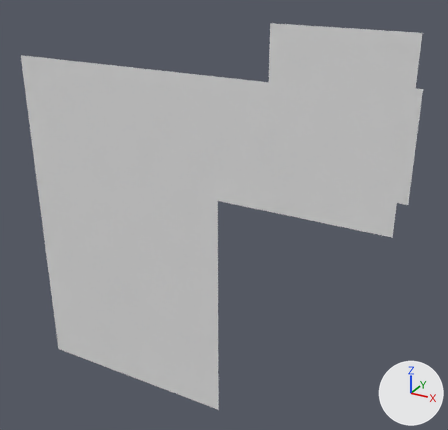
The OBJ model Assets/Tiled2Unity/Meshes/Map.obj as it was, and as the next commit left it.
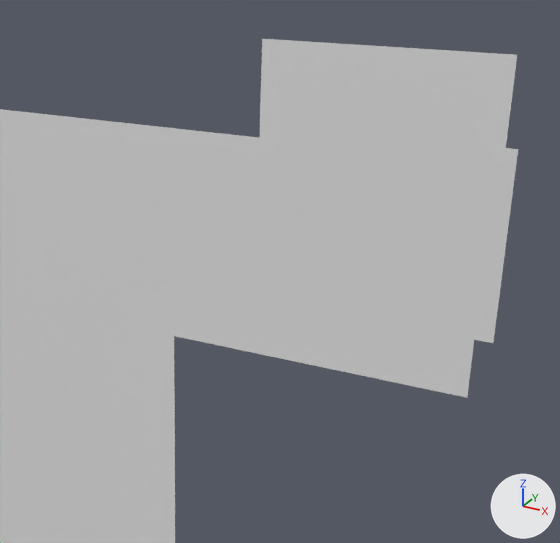
Each version appears first whole from a camera (50 mm lens) standing at (13.2, -124.6, -8.8) and looking at (-58.6, 5.9, -74.1), and next in a close-up on the part from 25% to 100% of the width and 0% to 75% of the height. Every picture has the same lights, and +X, +Y and +Z are marked at lower right. Where no turn or scale is listed for an object, it has been applied to the vertices.

Objects in the first close-up: 'Map'.
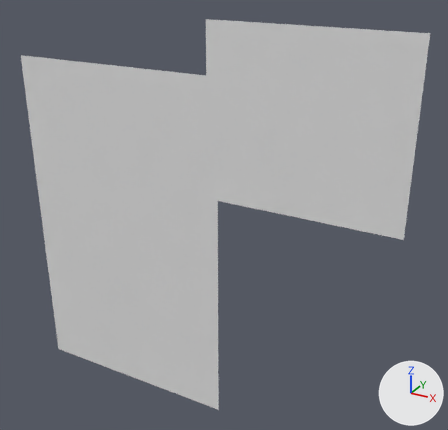
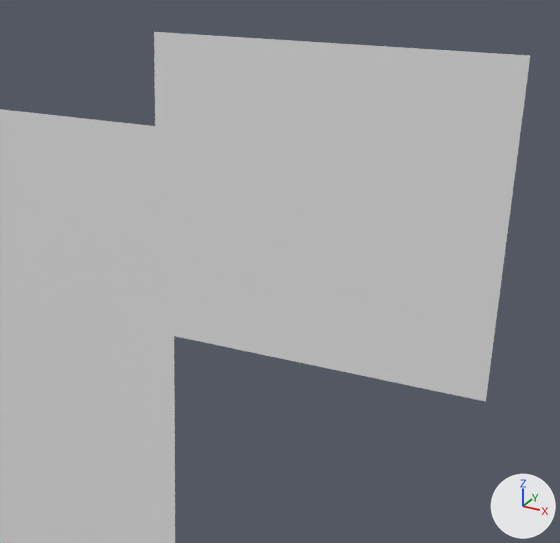
Commit message: new map

What changed in the scene script:
```text
Change me_map:
    used by ob_map; location = (0.0, 0.0, 0.0)
    remove me_map.from_pydata(...)  # 33967 vertices, 33515 faces; spans x -118.6..-11.0, y 0.0, z -133.4..-24.5
    add me_map.from_pydata(...)  # 34976 vertices, 34524 faces; spans x -118.6..-11.0, y 0.0, z -133.4..-24.5
    me_map part 1: 858 vertices added at x -60.0..-44.6, y 0.0, z -36.5..-24.5
    me_map part 2: 85 vertices added at x -13.0..-11.0, y 0.0, z -67.7..-60.0
    me_map part 3: 66 vertices added at x -12.0..-11.0, y 0.0, z -34.6..-24.5
```

Where the change shows, as pixel boxes [x1, y1, x2, y2] in the close-ups (560 x 543 px):
'Map', reshaped: before [0, 39, 518, 543]; after [0, 32, 530, 543]
part 1 of me_map, added: after [154, 32, 262, 137]
part 2 of me_map, added: after [467, 340, 493, 402]
part 3 of me_map, added: after [506, 55, 530, 149]
